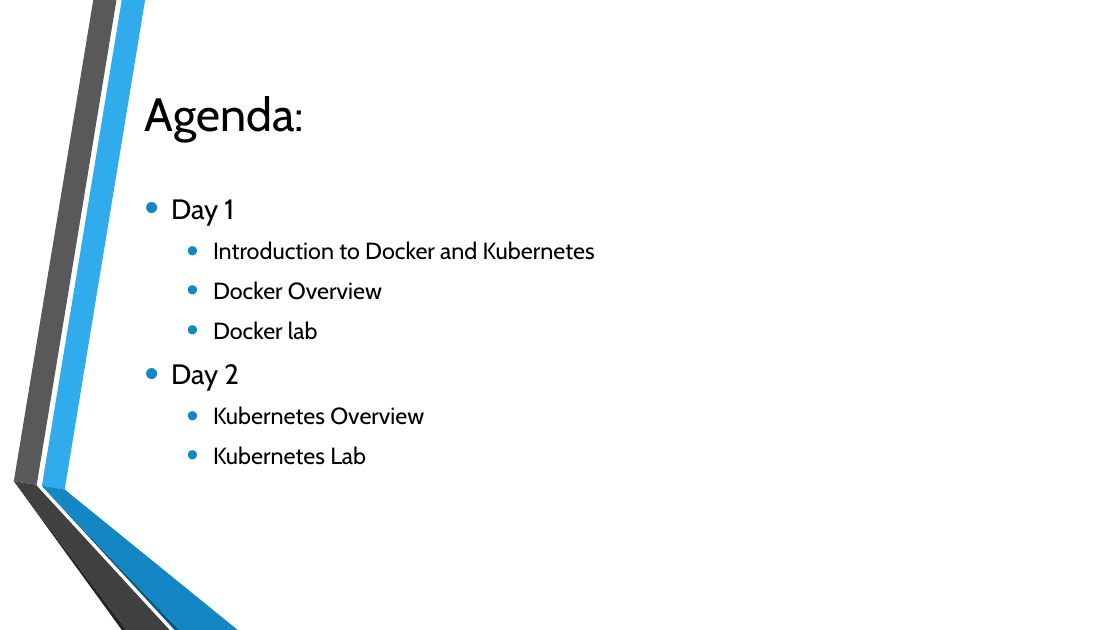
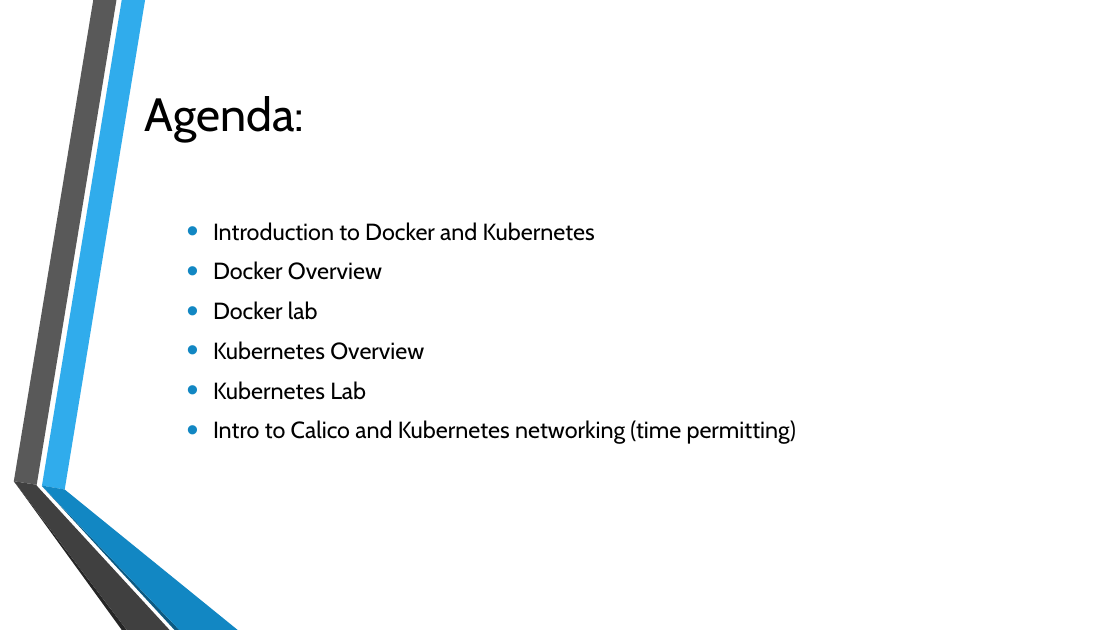
Before and after one commit to sealingtech/kubernetes_training, a slide deck: slide 2 of presentation/Day 1 Intro and Docker.pptx. Drawn at 1120x630 pixels with LibreOffice and Linux fonts; fonts in the diff are those of the drawing; background and template pictures are left out. Boxes give left, top, right and bottom in pixels: in the first picture for what was removed or moved away, otherwise in the second. Text is boxed around its words. In the diff, an @@ line names an element or a change of style, - is before the commit and + after.

```diff
--- a/presentation/Day 1 Intro and Docker.pptx
+++ b/presentation/Day 1 Intro and Docker.pptx
@@ text at (x1=171, y1=199, x2=234, y2=225): paragraph removed @@
-• Day 1
@@ text at (x1=171, y1=364, x2=239, y2=390): paragraph removed @@
-• Day 2
@@ text at (x1=213, y1=420, x2=796, y2=444): paragraph added @@
+  • Intro to Calico and Kubernetes networking (time permitting)
```
Also in this commit, not shown: 1 other slide changed, 4 slides added, 2 slides removed, 10 other files.
